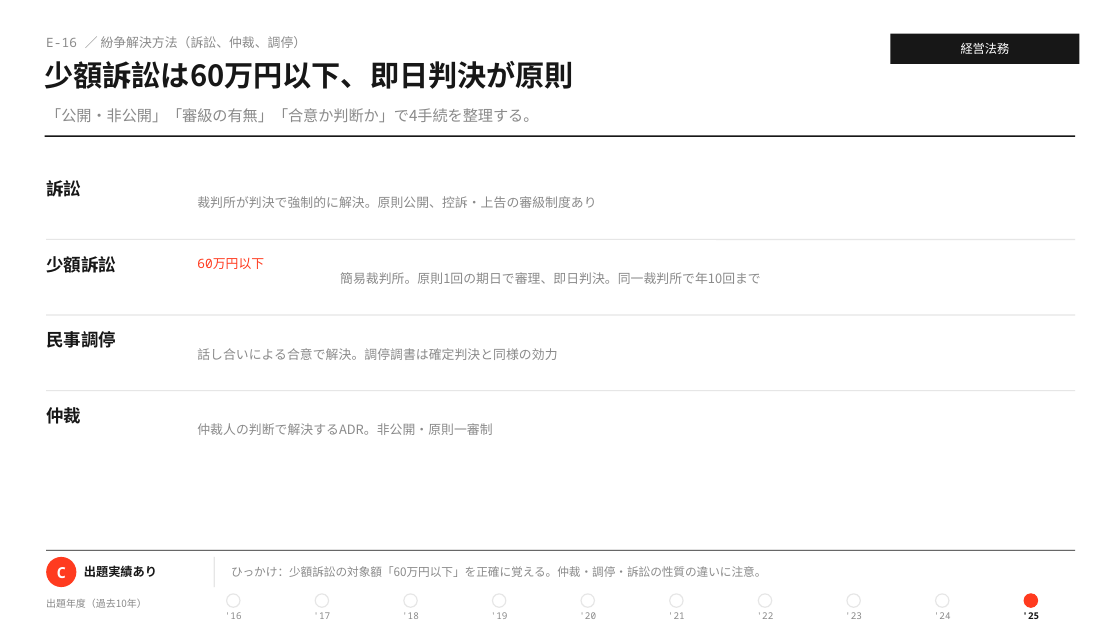
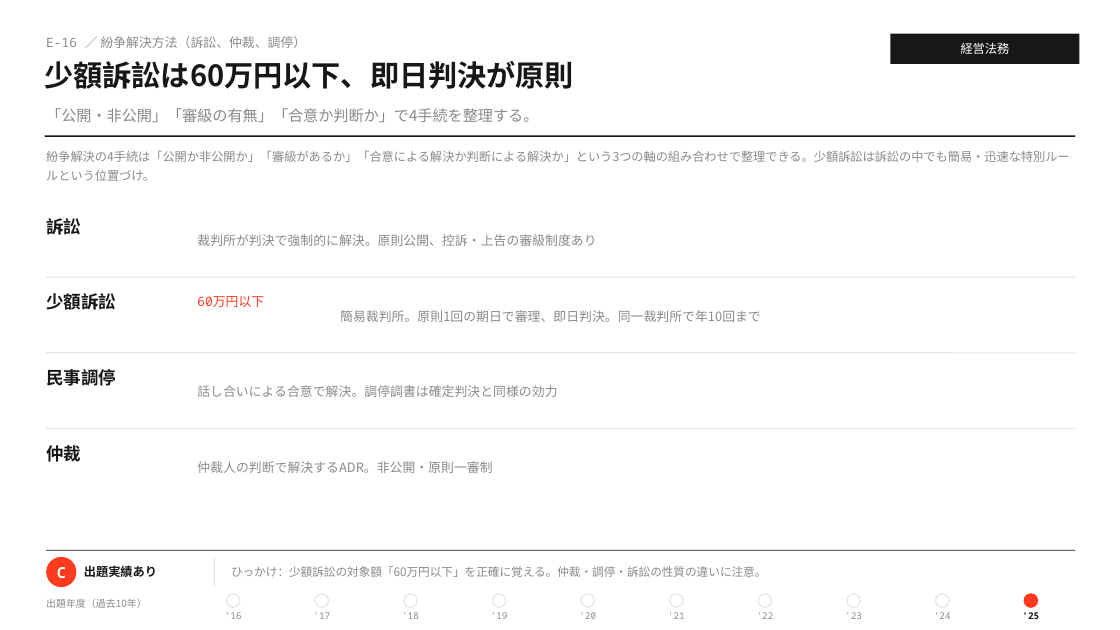
Before and after one commit to MasatoshiSano/SMEC, a slide deck: slide 25 of slides/1st_stage/E_business_law.pptx. Drawn at 1120x630 pixels with LibreOffice and Linux fonts; fonts in the diff are those of the drawing. Boxes give left, top, right and bottom in pixels: in the first picture for what was removed or moved away, otherwise in the second. Text is boxed around its words. In the diff, an @@ line names an element or a change of style, - is before the commit and + after.

```diff
--- a/slides/1st_stage/E_business_law.pptx
+++ b/slides/1st_stage/E_business_law.pptx
@@ text added at [46,150,1069,181], 10.5 pt, text #8A8A8A @@
+紛争解決の4手続は「公開か非公開か」「審級があるか」「合意による解決か判断による解決か」という3つの軸の組み合わせで整理できる。少額訴訟は訴訟の中でも簡易・迅速な特別ルールという位置づけ。
@@ text "裁判所が判決で強制的に解決。原則公開、控訴・上告の審級制度あり": place and size @@
-text "裁判所が判決で強制的に解決。原則公開、控訴・上告の審級制度あり" at [197,196,596,208]
+text "裁判所が判決で強制的に解決。原則公開、控訴・上告の審級制度あり" at [197,234,596,246]
@@ text "少額訴訟": place and size @@
-text "少額訴訟" at [46,256,116,273]
+text "少額訴訟" at [46,293,116,310]
@@ 7 texts, 3 lines: place and size @@
-7 texts, 3 lines at [46,180,1075,435]
+7 texts, 3 lines at [46,218,1075,473]
```
Also in this commit, not shown: 26 other slides changed, 2 other files.
